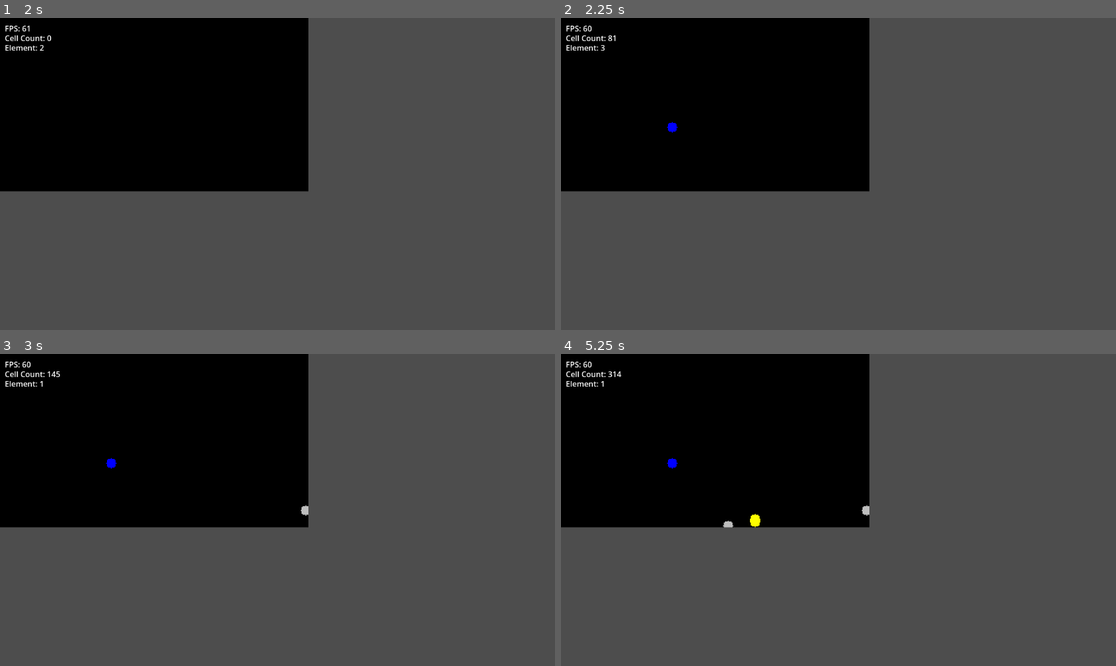
Above: before the commit, frames 1-4 (two rows, left to right).
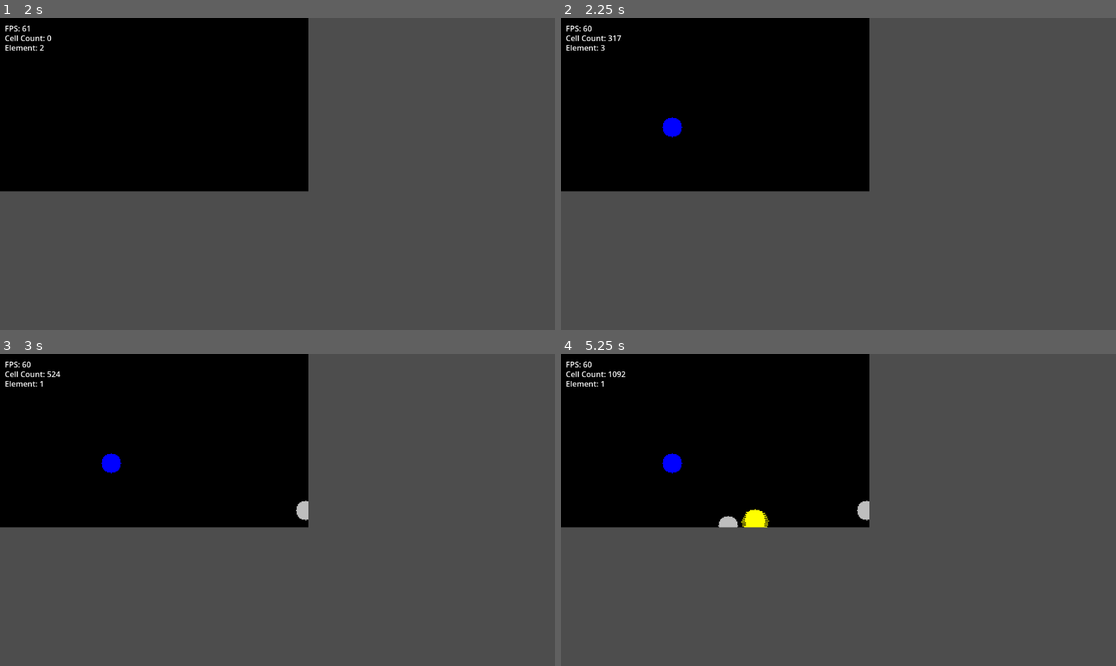
Above: after the commit, the same moments.

Repository: CRW405/puzzle-game
Game: Godot game, scene res://node_2d.tscn
Two runs of this game, one before a commit and one after it. Both use one fixed random seed, a clock stepped at 60 frames per second and the inputs below. This scene is started directly instead of the project's main scene.
Inputs (mouse positions are in pixels of both pictures, inside the frame that each line leads up to):
- Up to frame 1 (2 s): tap Enter at 0.5 s; move the mouse to (249, 236) at 0.52 s; hold 1 0.53-1.28 s; click (249, 236) at 0.67 s; tap Space at 1.25 s; move the mouse to (444, 220) at 1.27 s; tap 2 at 1.35 s; click (444, 220) at 1.42 s
- Up to frame 2 (2.25 s): tap Enter at 2 s; move the mouse to (672, 127) at 2.02 s; hold 3 from 2.03 s (still down); click (672, 127) at 2.17 s
- Up to frame 3 (3 s): tap Space at 2.75 s; move the mouse to (305, 510) at 2.77 s; release 3 at 2.78 s; tap 1 at 2.85 s; click (305, 510) at 2.92 s
- Up to frame 4 (5.25 s): tap Enter at 3.5 s; move the mouse to (755, 432) at 3.52 s; hold 2 3.53-4.28 s; click (755, 432) at 3.67 s; move the mouse to (960, 494) at 4.27 s; tap 3 at 4.35 s; click (960, 494) at 4.42 s; move the mouse to (727, 525) at 5.02 s; hold 1 from 5.03 s (still down); click (727, 525) at 5.17 s

Frame 1 is identical in both runs. In frame 2, 0.2% of the frame differs, in the area x 8-22%, y 5-39%; in frame 3, 0.3%; in frame 4, 0.5%, in the area x 8-56%, y 5-56%.

Commit message:
added chunk sleeping

Diff:
--- a/SandSim/Simulation.gd
+++ b/SandSim/Simulation.gd
@@ -12,6 +12,13 @@
 var cell_count: int = 0
 var dirty_cells: Dictionary = {}  # Tracks cells that changed for dirty rendering
 
+## Chunk-based sleep system
+const CHUNK_SIZE: int = 16 # 16 seems best from whar I've tinkered with
+const SLEEP_THRESHOLD: int = 3  # Frames of inactivity before sleeping
+var chunks_wide: int
+var chunks_high: int
+var chunk_activity: PackedInt32Array  # Countdown timer per chunk (0 = sleeping)
+
 #...
 
 
@@ -21,6 +28,12 @@
 	matrix.resize(matrix_width * matrix_height)
 	matrix.fill(Registry.elements.EMPTY)
 
+	# Initialize chunk system
+	chunks_wide = ceili(float(matrix_width) / CHUNK_SIZE)
+	chunks_high = ceili(float(matrix_height) / CHUNK_SIZE)
+	chunk_activity.resize(chunks_wide * chunks_high)
+	chunk_activity.fill(0)
+
 
 ## Move the sim forward, physics update
 func stepAll():
@@ -28,11 +41,18 @@
 	var unmoving = Registry.UNMOVING
 	var moving = Registry.MOVING
 
+	# Decrement all active chunk timers
+	for i in range(chunk_activity.size()):
+		if chunk_activity[i] > 0:
+			chunk_activity[i] -= 1
+
 	# alternates start for more natual looking physics
 	var start_y = matrix_height - 2 if sim_steps % 2 == 0 else matrix_height - 1
 
 	# process bottom to top so we dont get weird gravity
 	for y in range(start_y, -1, -1):
+		var chunk_y = y / CHUNK_SIZE
+
 		## more alternation, in conjuction with the alternating y,
 		## we get a checkerboard pattern which helps to make the physics
 		## seem a little more natural and less 'stilted'
@@ -42,6 +62,12 @@
 		var step_x = 1 if left_to_right else -1
 
 		for x in range(start_x, end_x, step_x):
+			# Skip sleeping chunks
+			var chunk_x = x / CHUNK_SIZE
+			var chunk_idx = chunk_y * chunks_wide + chunk_x
+			if chunk_activity[chunk_idx] == 0:
+				continue
+
 			var cell = matrix[y * matrix_width + x]
 
 			# unmoving elements do not need to be processed
@@ -50,6 +76,10 @@
 
 			if cell in moving:
 				Registry.get_behaviour(cell, matrix, x, y, matrix_width, matrix_height)
+
+	# Process dirty cells and wake chunks
+	for pos in Util.dirty_cells:
+		wake_chunk_at(pos.x, pos.y)
 
 	## Merge all dirties with new dirties
 	dirty_cells.merge(Util.dirty_cells)
@@ -64,6 +94,7 @@
 		if matrix[idx] != cell:
 			matrix[idx] = cell
 			mark_dirty(x, y)
+			wake_chunk_at(x, y)
 
 			# Count
 			if cell != 0:
@@ -88,3 +119,24 @@
 	if x >= 0 and x < matrix_width and y >= 0 and y < matrix_height:
 		return matrix[y * matrix_width + x]
 	return Registry.elements.EMPTY
+
+
+## Chunk management
+func wake_chunk_at(x: int, y: int):
+	var chunk_x = x / CHUNK_SIZE
+	var chunk_y = y / CHUNK_SIZE
+	var chunk_idx = chunk_y * chunks_wide + chunk_x
+	chunk_activity[chunk_idx] = SLEEP_THRESHOLD
+
+	# Wake adjacent chunks if cell is on a boundary
+	var local_x = x % CHUNK_SIZE
+	var local_y = y % CHUNK_SIZE
+
+	if local_x == 0 and chunk_x > 0:
+		chunk_activity[chunk_idx - 1] = SLEEP_THRESHOLD
+	if local_x == CHUNK_SIZE - 1 and chunk_x < chunks_wide - 1:
+		chunk_activity[chunk_idx + 1] = SLEEP_THRESHOLD
+	if local_y == 0 and chunk_y > 0:
+		chunk_activity[chunk_idx - chunks_wide] = SLEEP_THRESHOLD
+	if local_y == CHUNK_SIZE - 1 and chunk_y < chunks_high - 1:
+		chunk_activity[chunk_idx + chunks_wide] = SLEEP_THRESHOLD
--- a/SandSim/World.gd
+++ b/SandSim/World.gd
@@ -9,10 +9,10 @@
 # Zoom / size of tile in tile map
 @export var tile_size: int = 2
 
-@export var brush_size: int = 5
+@export var brush_size: int = 10
 
 # How many steps of the sim to run per frame
-@export var sim_speed: int = 1
+@export var sim_speed: int = 1 # Has pretty much no impact currently due to performance problems
 
 ## System setup
 var sim: Simulation 	# Physics
